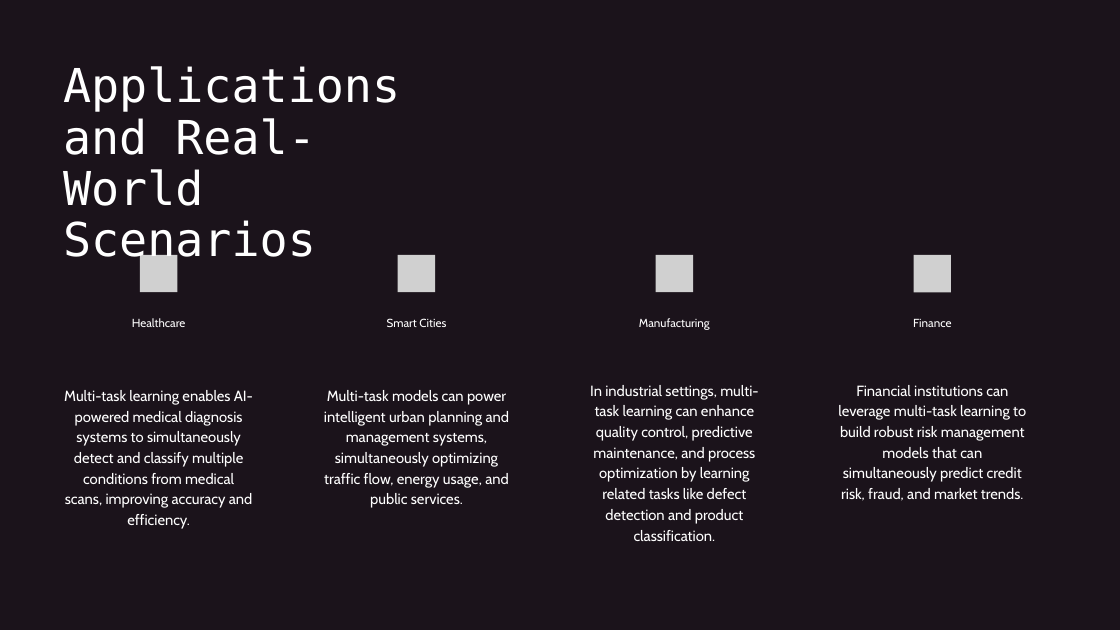
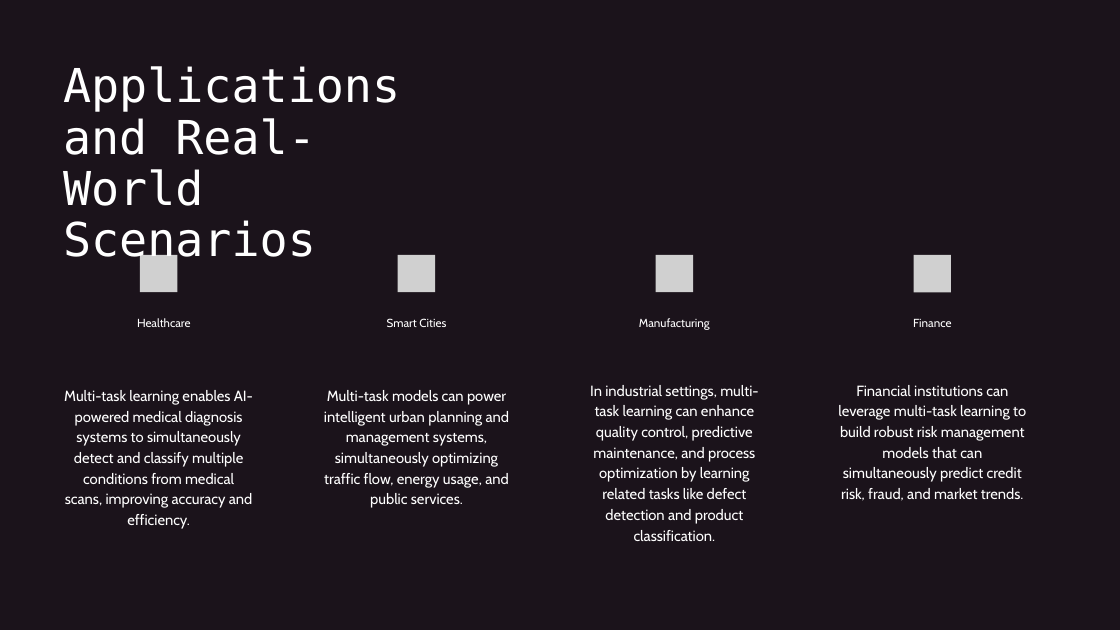
Before and after one commit to Daniyal-Haider18/Presntations, a slide deck: slide 10 of AI Presentation.pptx. Drawn at 1120x630 pixels with LibreOffice and Linux fonts; fonts in the diff are those of the drawing; grey boxes stand for pictures. Boxes give left, top, right and bottom in pixels: in the first picture for what was removed or moved away, otherwise in the second. Text is boxed around its words. In the diff, an @@ line names an element or a change of style, - is before the commit and + after.

```diff
--- a/AI Presentation.pptx
+++ b/AI Presentation.pptx
@@ text "Healthcare": place and size @@
-text "Healthcare" at box(132, 318, 185, 327)
+text "Healthcare" at box(137, 318, 190, 327)
```
Also in this commit, not shown: 1 other slide changed.
